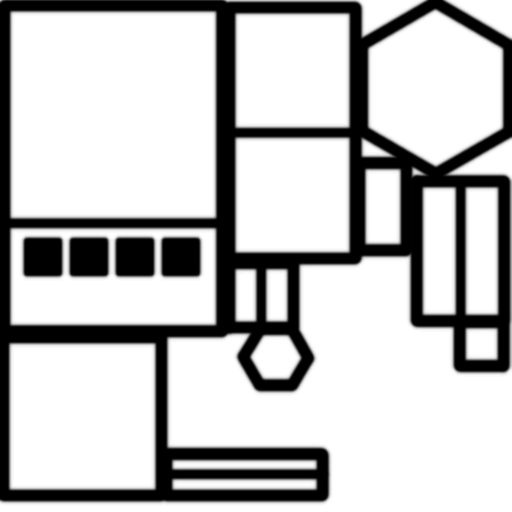
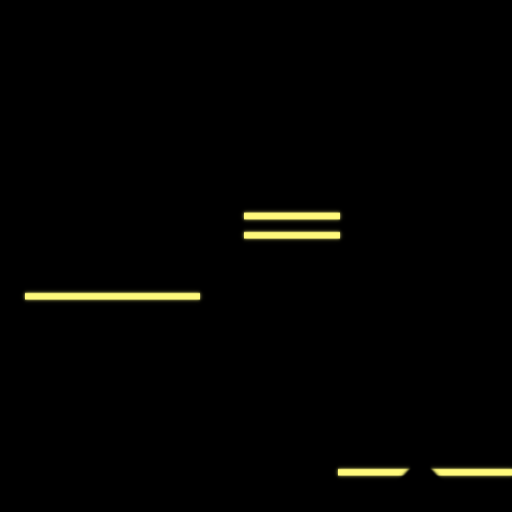
Layered file, before and after one edit (512×512). Changes by layer:
hid "finestre copia" over [19, 233, 205, 281]
showed "luci", painted on it over [19, 207, 364, 306]
added layer "MANIGLIA copia #4" above "MANIGLIA copia #3" over [372, 403, 468, 512]
added layer "MANIGLIA copia #3" above "MANIGLIA copia #2" over [372, 403, 468, 512]
added layer "MANIGLIA copia #2" above "MANIGLIA copia #1" over [372, 403, 468, 512]
added layer "MANIGLIA copia #1" above "MANIGLIA copia" over [372, 403, 468, 512]
added layer "MANIGLIA copia" above "DANGER" over [372, 403, 468, 512]
added layer "LUCI_BASCULANTE" above "SCURO" over [332, 463, 512, 482]
renamed "eufrafinery.png #1" to "SFONDO", showed it, moved it above "Livello incollato #1", painted on it over [0, 0, 512, 512]
